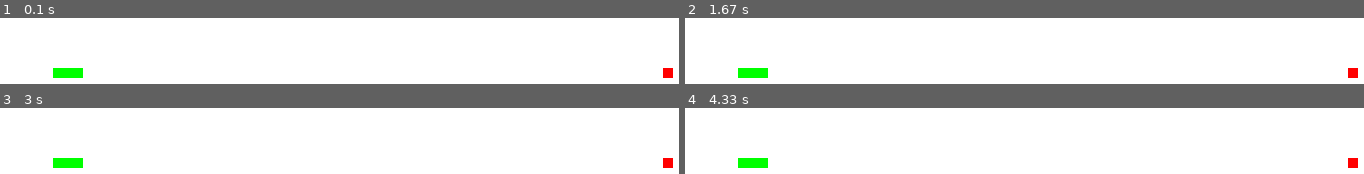
Above: before the commit, frames 1-4 (two rows, left to right).
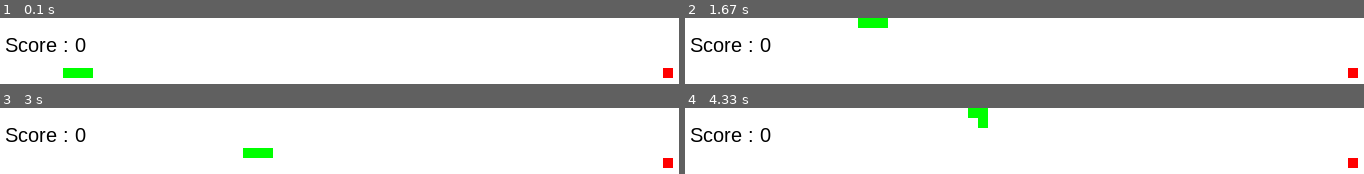
Above: after the commit, the same moments.

Repository: ihksanghazi/module_pygame
Game: pygame game, started from Snake_Game/main.py
Two runs of this game, one before a commit and one after it. Both use one fixed random seed, a clock stepped at 60 frames per second and the inputs below.
Inputs:
- Up to frame 1 (0.1 s): no input
- Up to frame 2 (1.67 s): hold Up 0.83-1.3 s; hold Right from 1.33 s (still down)
- Up to frame 3 (3 s): release Right at 1.8 s; hold Down 2.4-2.7 s; hold Left from 2.73 s (still down)
- Up to frame 4 (4.33 s): release Left at 3.13 s; hold Up 3.17-3.53 s; hold Right 3.57-4.2 s; hold Down from 4.23 s (still down)

The runs differ from the first frame. In frame 1, 1.4% of the frame differs, in the area x 0-14%, y 30-91%; in frame 2, 2.2%, in the area x 0-30%, y 0-91%; in frame 3, 2.2%; in frame 4, 2.2%.

Commit message:
pertemuan 2

Diff:
--- a/Snake_Game/main.py
+++ b/Snake_Game/main.py
@@ -1,14 +1,17 @@
 import pygame
 import sys
 import random
+import time
 
 check_errors = pygame.init()
 frame_size_x = 720
 frame_size_y = 480
 pygame.display.set_caption('Snake Game')
 game_window = pygame.display.set_mode((frame_size_x, frame_size_y))
+fps_controller = pygame.time.Clock()
 direction = "RIGHT"
 change_to = direction
+score = 0
 snake_pos = [100,50]
 snake_body = [[100,50],[100-10,50],[100-(2*10),50]]
 apple_pos = [random.randrange(1, (frame_size_x//10)) * 10, random.randrange(1, (frame_size_y//10)) * 10]
@@ -18,6 +21,18 @@
 red = pygame.Color(255,0,0)
 green = pygame.Color(0,255,0)
 blue = pygame.Color(0,0,255)
+
+def game_over():
+    my_font = pygame.font.SysFont('Arial', 90)
+    game_over_surface = my_font.render('YOU DIED', True, red)
+    game_over_rect = game_over_surface.get_rect()
+    game_over_rect.midtop = (360, 120)
+    game_window.fill(black)
+    game_window.blit(game_over_surface, game_over_rect)
+    pygame.display.flip()
+    time.sleep(3)
+    pygame.quit()
+    sys.exit()
 
 while True:
     for event in pygame.event.get():
@@ -35,9 +50,35 @@
                 change_to = 'RIGHT'
             if event.key == pygame.K_ESCAPE:
                 pygame.event.post(pygame.event.Event(pygame.QUIT))
+
+    if change_to == "UP" and direction != "DOWN":
+        direction = "UP"
+    if change_to == "DOWN" and direction != "UP":
+        direction = "DOWN"
+    if change_to == "LEFT" and direction != "RIGHT":
+        direction = "LEFT"
+    if change_to == "RIGHT" and direction != "LEFT":
+        direction = "RIGHT"
+
+    if direction == 'UP':
+        snake_pos[1] -= 10
+    if direction == 'DOWN':
+        snake_pos[1] += 10
+    if direction == 'LEFT':
+        snake_pos[0] -= 10
+    if direction == 'RIGHT':
+        snake_pos[0] += 10
+
+
     game_window.fill(white)
     print(change_to)
     snake_body.insert(0, list(snake_pos))
+    if snake_pos[0] == apple_pos[0] and snake_pos[1] == apple_pos[1]:
+        score += 1
+        apple_spawn = False
+    else:
+        snake_body.pop()
+
     for pos in snake_body:
         pygame.draw.rect(game_window,green,pygame.Rect(pos[0],pos[1],10,10))
 
@@ -45,5 +86,19 @@
         apple_pos = [random.randrange(1, (frame_size_x//10)) * 10, random.randrange(1, (frame_size_y//10)) * 10]
     apple_spawn = True
     pygame.draw.rect(game_window, red, pygame.Rect(apple_pos[0], apple_pos[1], 10, 10))
+    if snake_pos[0] < 0 or snake_pos[0] > frame_size_x-10:
+        game_over()
+    if snake_pos[1] < 0 or snake_pos[1] > frame_size_y-10:
+        game_over()
+    for block in snake_body[1:]:
+        if snake_pos[0] == block[0] and snake_pos[1] == block[1]:
+            game_over()
 
+
+    score_font = pygame.font.SysFont('Arial', 20)
+    score_surface = score_font.render('Score : ' + str(score), True, black)
+    score_rect = score_surface.get_rect()
+    score_rect.midtop = (72, 15)
+    game_window.blit(score_surface, score_rect)
     pygame.display.update()
+    fps_controller.tick(10)
